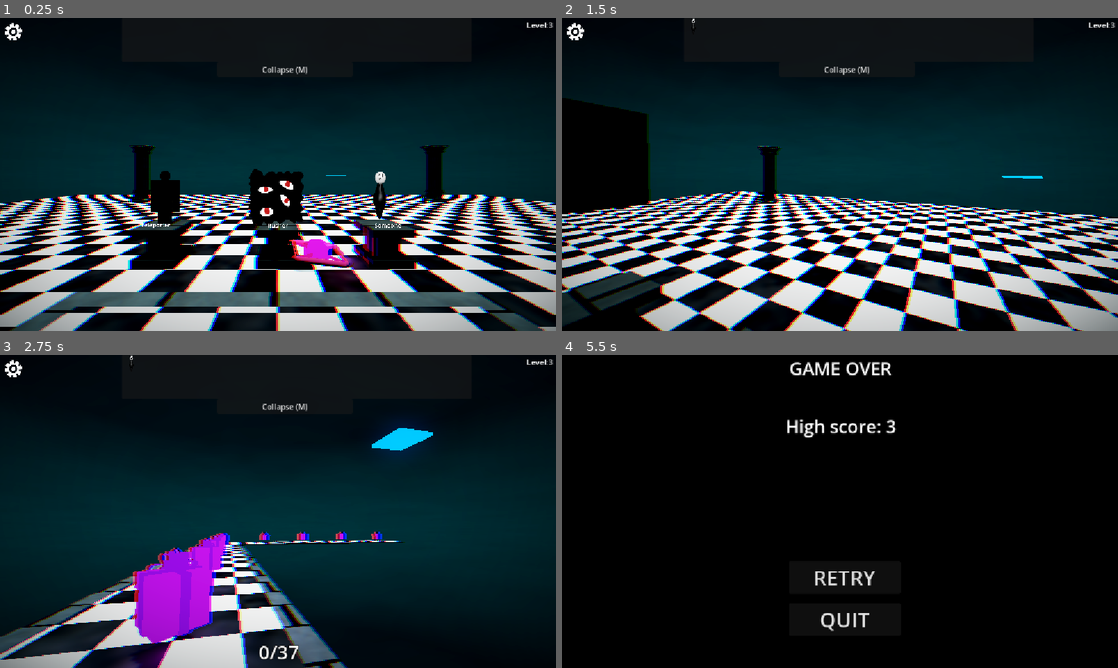
Above: before the commit, frames 1-4 (two rows, left to right).
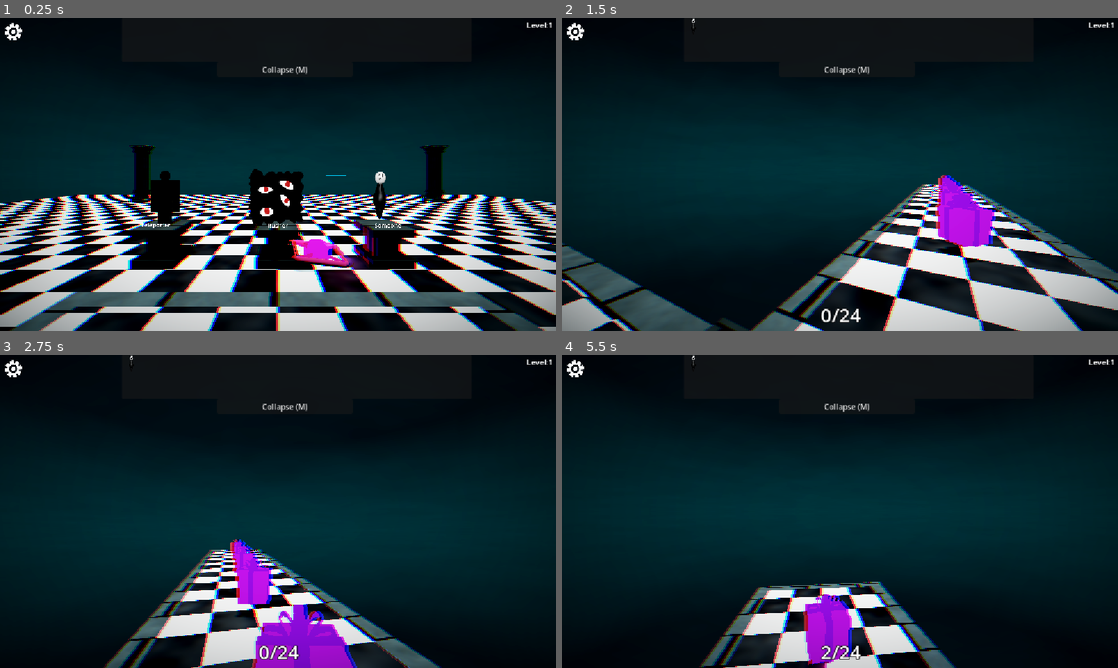
Above: after the commit, the same moments.

Repository: moonwavestudios/Voidscape
Game: Godot game, scene res://main.tscn
Same seed, same stepped clock (60 frames per second), same inputs: the game is played once before the commit and once after it.
Inputs (mouse positions are in pixels of both pictures, inside the frame that each line leads up to):
- Up to frame 1 (0.25 s): no input
- Up to frame 2 (1.5 s): tap Enter (ui_accept) at 0.5, 0.77 s; move the mouse to (867, 174) at 0.52 s; hold Up (ui_up) from 0.53 s (still down); tap E (dash) at 0.6 s; click (867, 174) at 0.67 s; tap F (interact) at 1.25, 1.35 s; move the mouse to (812, 174) at 1.27 s
- Up to frame 3 (2.75 s): keep holding Up (ui_up); tap Enter (ui_accept) at 1.52 s; tap F (interact) at 2 s; move the mouse to (289, 505) at 2.02 s; tap E (dash) at 2.1 s
- Up to frame 4 (5.5 s): keep holding Up (ui_up); move the mouse to (834, 517) at 2.77 s; tap F (interact) at 2.85, 4.35 s; click (834, 517) at 2.92 s; tap Enter (ui_accept) at 3.02, 3.77, 4.52 s; move the mouse to (878, 514) at 3.52 s; tap E (dash) at 3.6, 5.1 s; move the mouse to (795, 508) at 4.27 s; move the mouse to (845, 511) at 5.02 s; click (845, 511) at 5.17 s

The runs differ from the first frame. In frame 1, less than 0.1% of the frame differs, in the area x 98-100%, y 1-4%; in frame 2, 39%; in frame 3, 17%; in frame 4, 64%, in the area x 0-100%, y 0-100%.

Commit message:
added an icon for speed rings

Diff:
--- a/scenes/entity_ui.tscn
+++ b/scenes/entity_ui.tscn
@@ -1,6 +1,4 @@
 [gd_scene format=3 uid="uid://dlob6sdmvjrrq"]
-
-[ext_resource type="Texture2D" uid="uid://ebj54n3a0slk" path="res://icon.svg" id="1_mj06u"]
 
 [node name="entity_ui" type="Control" unique_id=1179517073]
 custom_minimum_size = Vector2(38.49, 40.23)
@@ -11,5 +9,4 @@
 layout_mode = 0
 offset_right = 40.0
 offset_bottom = 40.0
-texture = ExtResource("1_mj06u")
 expand_mode = 1
--- a/scripts/active_modifiers.gd
+++ b/scripts/active_modifiers.gd
@@ -51,6 +51,7 @@
 	},
 	"Buffs" = {
 		"Adrenaline": preload("res://assets/images/adrenaline.png"),
+		"Rings of speed": preload("res://assets/images/speed rings.png"),
 	},
 }
 
--- a/scripts/game.gd
+++ b/scripts/game.gd
@@ -1,6 +1,6 @@
 extends Node3D
 
-var level = 3
+var level = 1
 
 var rng := RandomNumberGenerator.new()
 
--- a/scripts/player.gd
+++ b/scripts/player.gd
@@ -15,7 +15,7 @@
 var gifts = 0
 var SPEED = 5.0
 var ignore_next_mouse_motion = false
-const JUMP_VELOCITY = 6#4.5
+const JUMP_VELOCITY = 6
 const DASH_FORCE = 50.0
 var dead = false
 var has_air_dashed = false
Binary file added: assets/images/speed rings.png
Not shown, added: assets/images/speed rings.png.import
